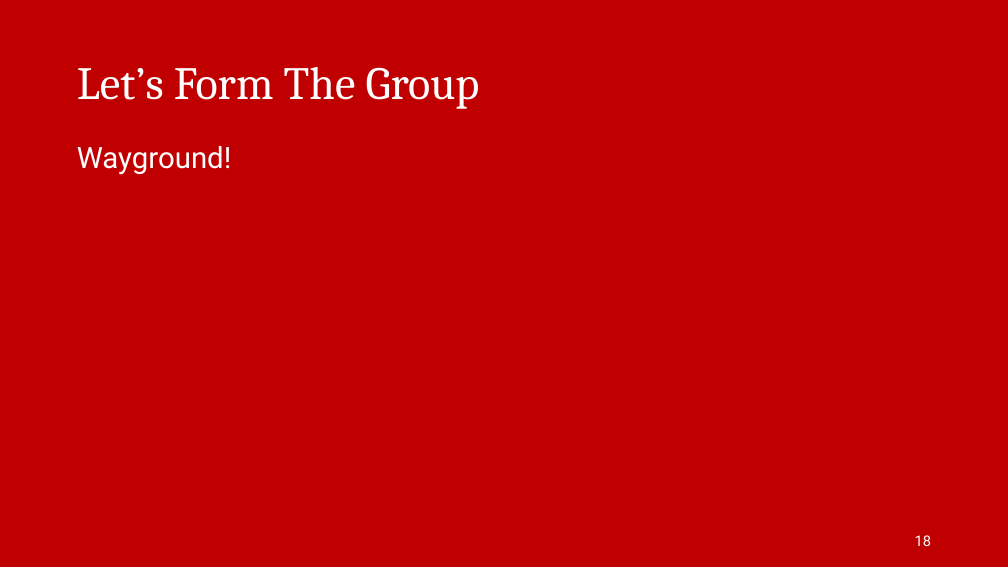
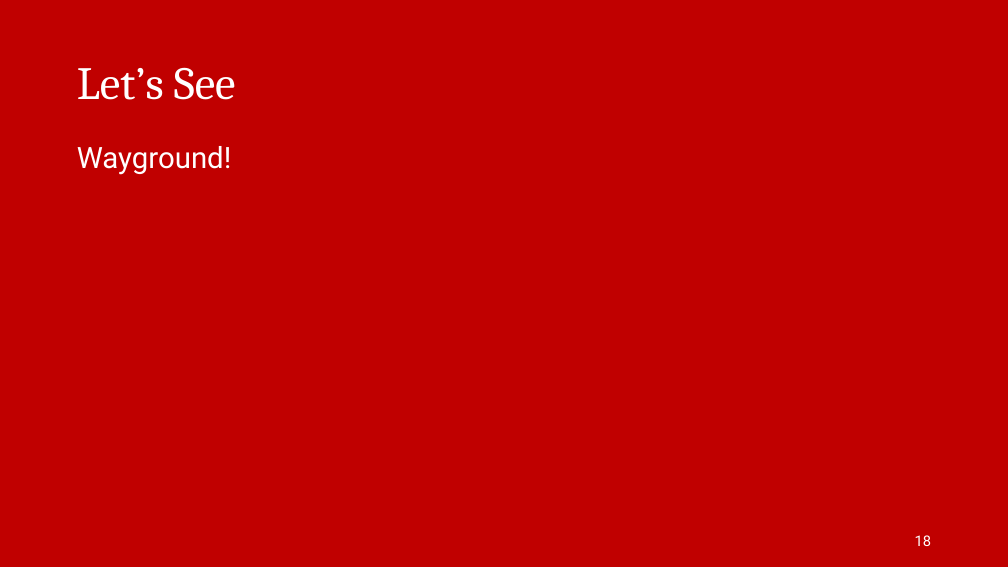
Before and after one commit to irfanradarma/Audit-SI, a slide deck: slide 18 of Slides/2026/03 - IS Acquisition & Development.pptx. Drawn at 1008x567 pixels with LibreOffice and Linux fonts; fonts in the diff are those of the drawing; background and template pictures are left out. Boxes give left, top, right and bottom in pixels: in the first picture for what was removed or moved away, otherwise in the second. Text is boxed around its words. In the diff, an @@ line names an element or a change of style, - is before the commit and + after.

```diff
--- a/Slides/2026/03 - IS Acquisition & Development.pptx
+++ b/Slides/2026/03 - IS Acquisition & Development.pptx
@@ title at <box>77,67,236,100</box>: text changed @@
-Let’s Form The Group
+Let’s See
```
Also in this commit, not shown: 2 other slides changed.
